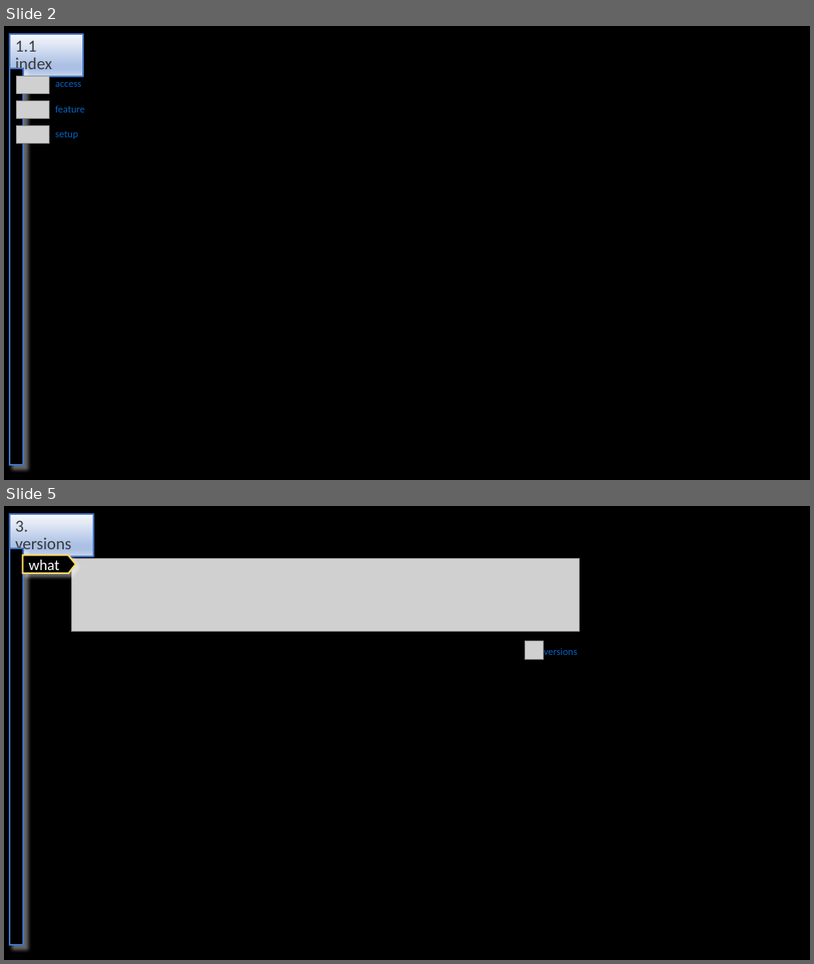
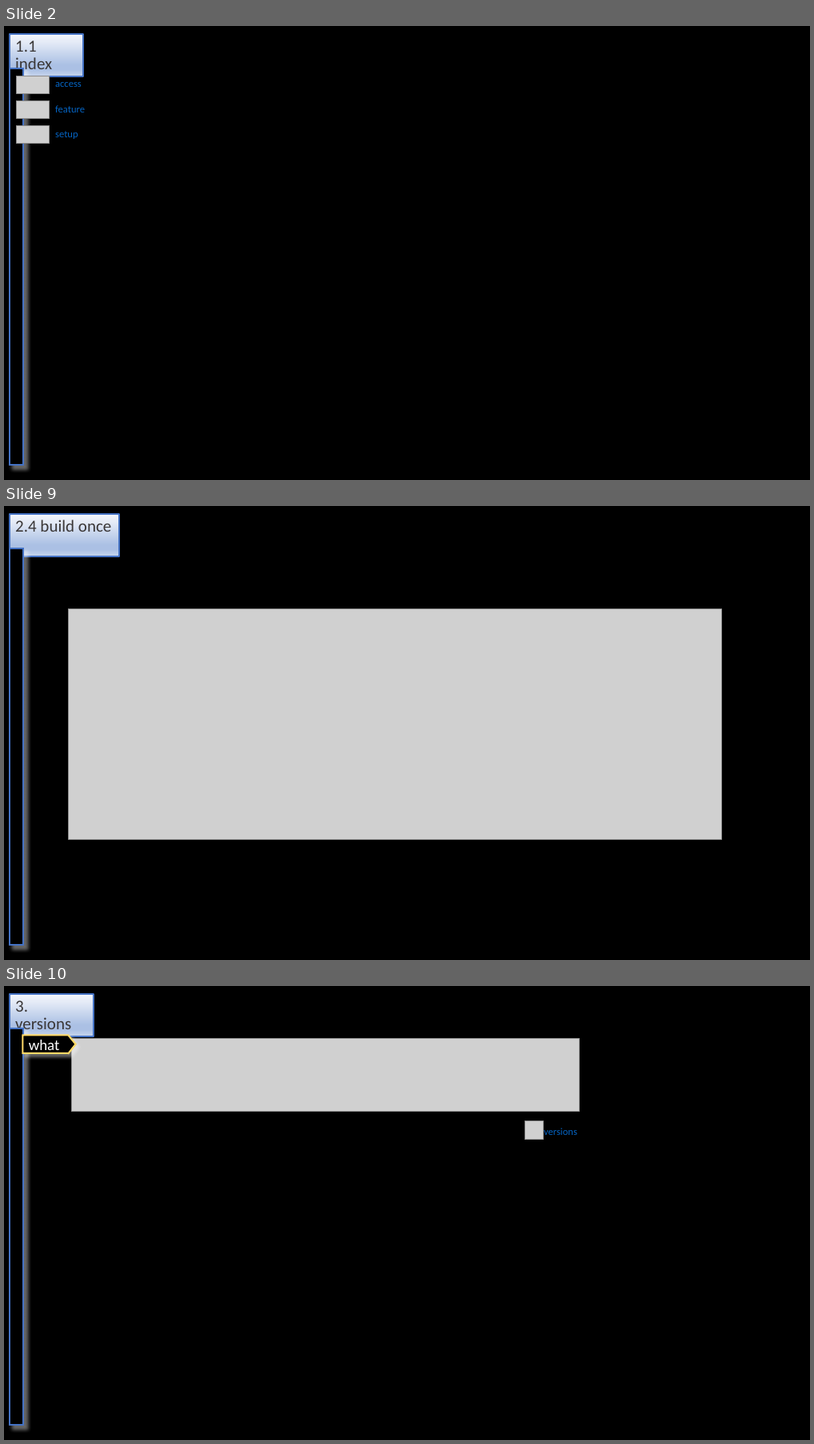
Before and after one commit to 1010836/portfolio, a slide deck: git/git.odp. Shown one above the other, each under a label of ours: slides 2 and 5 before the commit, slides 2, 9 and 10 after it; the slides between them are not shown. The pictures are 814x964 and 814x1444 pixels, drawn with LibreOffice and Linux fonts; fonts in the diff are those of the drawing; grey boxes stand for pictures. Boxes give left, top, right and bottom in pixels: in the first picture for what was removed or moved away, otherwise in the second. Text is boxed around its words. In the diff, an @@ line names an element or a change of style, - is before the commit and + after.

```diff
--- a/git/git.odp
+++ b/git/git.odp
@@ slide 9 added at [4, 506, 810, 960], background #000000 @@
@@ title added at [10, 515, 119, 557], fill gradient #F6F8FC to #ABC0E4 to #C7D5ED, outline #4472C4 2.01 pt, 20 pt, text #3B3838 @@
+2.4 build once
@@ rectangle added at [10, 548, 23, 944], fill #000000, outline #4472C4 2.01 pt @@
@@ picture added at [68, 609, 722, 839] @@
@@ what was slide 5 is now slide 10 @@
```
Also in this commit, not shown: 3 slides changed, 6 other slides added, 1 slide removed, 3 other files.
